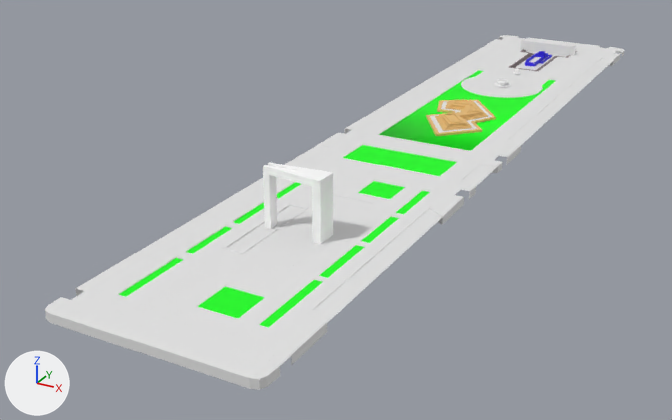
The FBX model Assets/PracaAguas/New_Praca.fbx as it was, and as the next commit left it.
Rendered twice from a 50 mm camera at (106.0, -305.0, 152.0) aimed at (-21.0, -75.0, 37.0). Every picture has the same lights, and +X, +Y and +Z are marked at lower left. Where no turn or scale is listed for an object, it has been applied to the vertices.

Objects in the first picture: 'Asfalto', 'Estrutura_praca', 'Gramado', 'Rampas_Interno.003', 'agua', 'monumento', 'monumentochafaris', 'portal do milenium.001'.
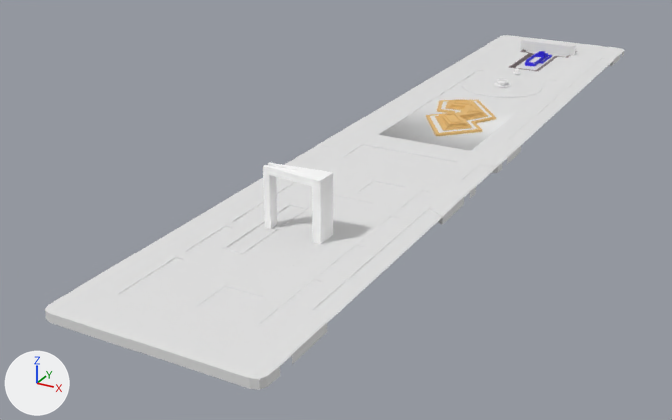
What differs and where, as boxes [x1, y1, x2, y2] in the pictures (672 x 420 px):
'Gramado', recoloured (green to white)
    both: [119, 70, 555, 328]
'Rampas_Interno.003', moved
    before: [268, 351, 292, 366]
    after: [457, 191, 470, 197]
'Rampas_Interno.010', added
    after: [62, 289, 80, 297]

The change, as a list of edits to the scene's bpy script:
```text
Change mat_grama:
    mat_grama.base_color: (0.0, 1.0, 0.00472) -> (0.8, 0.8, 0.8)  # green #00ff0f -> white #e7e7e7
Add me_plane_020:
    me_plane_020.from_pydata([(-1.62, 2.09, 0.02), (-1.62, 0.83, -0.08), (-1.62, -0.85, -0.08), (-1.62, -2.11, 0.02), (1.02, -0.11, 0.02), (1.02, 0.09, 0.02), (1.02, 0.9, 0.02), (-1.47, -2.11, 0.02), (0.91, 0.83, 0.02), (0.91, -0.77, 0.02), (0.91, -0.17, 0.01), (0.91, 0.15, 0.01), (1.02, -0.85, 0.02), (-1.47, 2.09, 0.02), (-1.62, 2.09, -0.08), (-1.62, -2.11, -0.08)], [], [(5, 6, 8, 11), (4, 5, 11, 10), (0, 8, 6, 13), (3, 9, 2), (2, 9, 10), (1, 8, 0), (7, 12, 9, 3), (10, 11, 1, 2), (11, 8, 1), (10, 9, 12, 4), (3, 2, 15), (1, 0, 14)])
    for i in [0, 1, 2, 6, 9]: me_plane_020.polygons[i].material_index = 1
    me_plane_020.materials.append(mat_piso01_007)  # white #e7e7e7
    me_plane_020.materials.append(mat_poso3)  # white #e7e7e7
Change ob_rampas_interno_003:
    ob_rampas_interno_003.location: (25.6, -180.8, 57.6) -> (25.6, -90.0, 57.6)
Add ob_rampas_interno_010:
    ob_rampas_interno_010 = bpy.data.objects.new('Rampas_Interno.010', me_plane_020)
    ob_rampas_interno_010.location = (-25.0, -180.8, 57.5)
```
